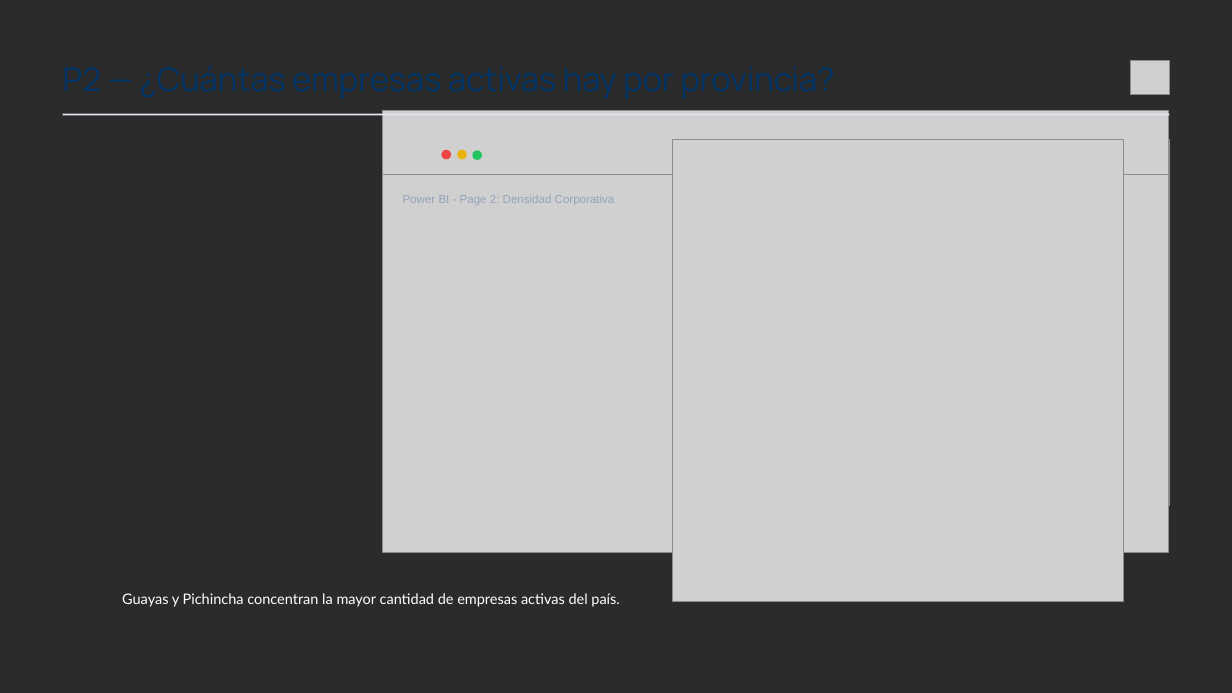
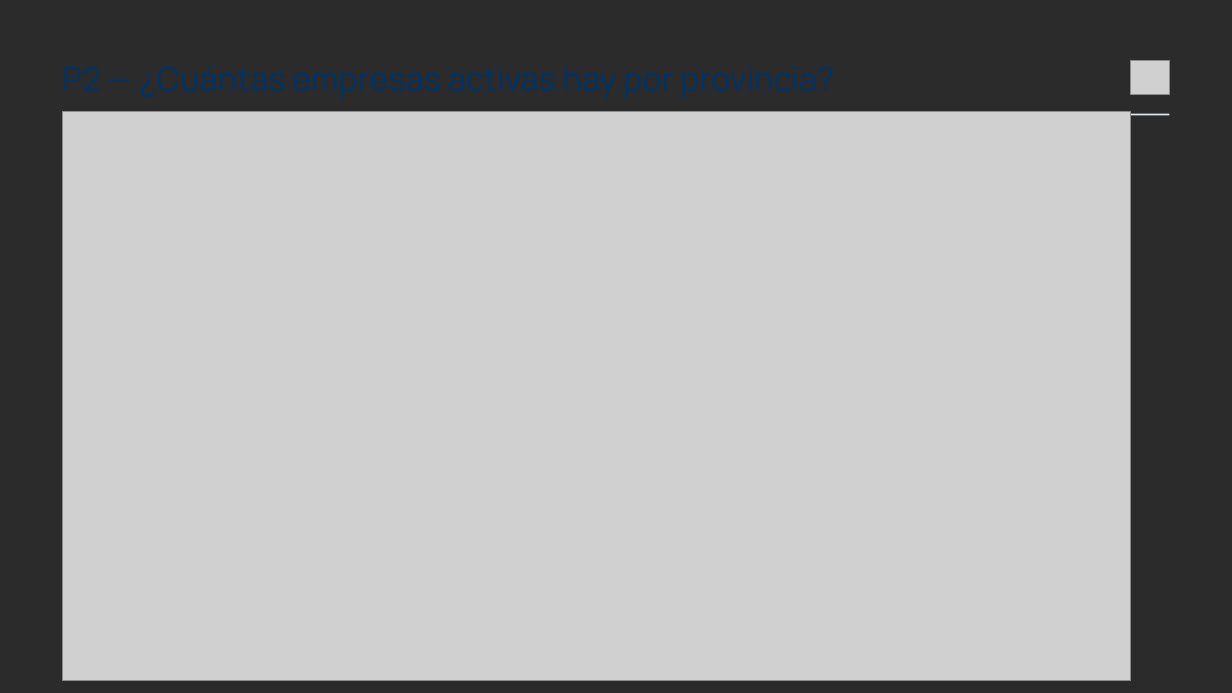
Before and after one commit to Pedro-Vr75/Practicum-1.2, a slide deck: slide 10 of Presentación/Pipeline de Datos del Macroentorno Ecuatoriano.pptx. Drawn at 1232x693 pixels with LibreOffice and Linux fonts; fonts in the diff are those of the drawing; grey boxes stand for pictures; background and template pictures are left out; a plain dark background stands for a picture behind light text. Boxes give left, top, right and bottom in pixels: in the first picture for what was removed or moved away, otherwise in the second. Text is boxed around its words. In the diff, an @@ line names an element or a change of style, - is before the commit and + after.

```diff
--- a/Presentación/Pipeline de Datos del Macroentorno Ecuatoriano.pptx
+++ b/Presentación/Pipeline de Datos del Macroentorno Ecuatoriano.pptx
@@ picture added at <box>63,112,1131,681</box> @@
@@ picture removed at <box>383,111,1169,175</box> @@
@@ picture removed at <box>393,140,1170,506</box> @@
@@ picture removed at <box>673,140,1123,602</box> @@
@@ picture removed at <box>383,175,1169,553</box> @@
@@ rounded rectangle removed at <box>442,150,451,159</box> @@
@@ rounded rectangle removed at <box>457,150,467,159</box> @@
@@ rounded rectangle removed at <box>472,151,482,160</box> @@
@@ text removed at <box>403,195,615,205</box> @@
-Power BI - Page 2: Densidad Corporativa
@@ text removed at <box>122,593,619,607</box> @@
-Guayas y Pichincha concentran la mayor cantidad de empresas activas del país.
```
Also in this commit, not shown: 2 other slides changed, 1 other file.
